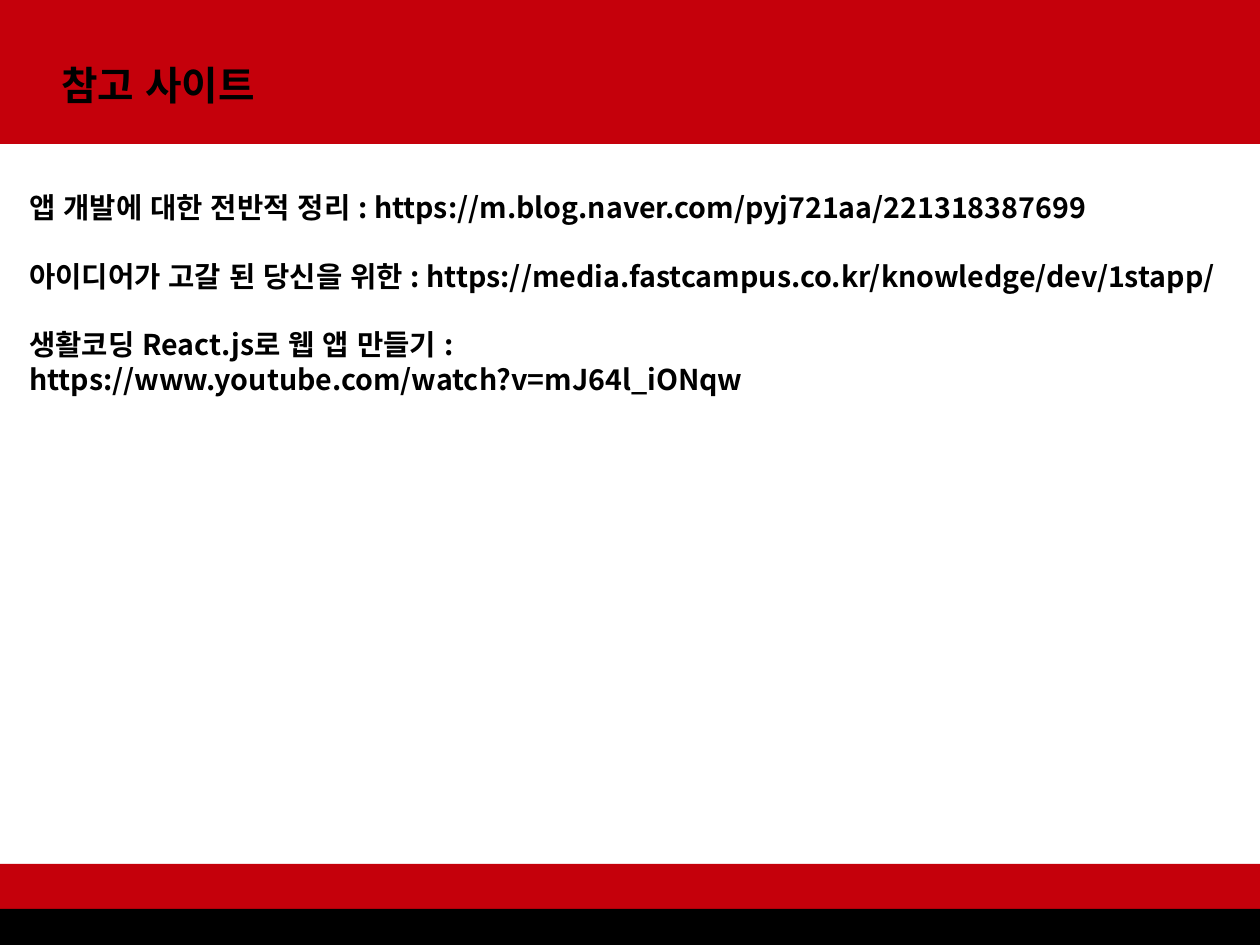
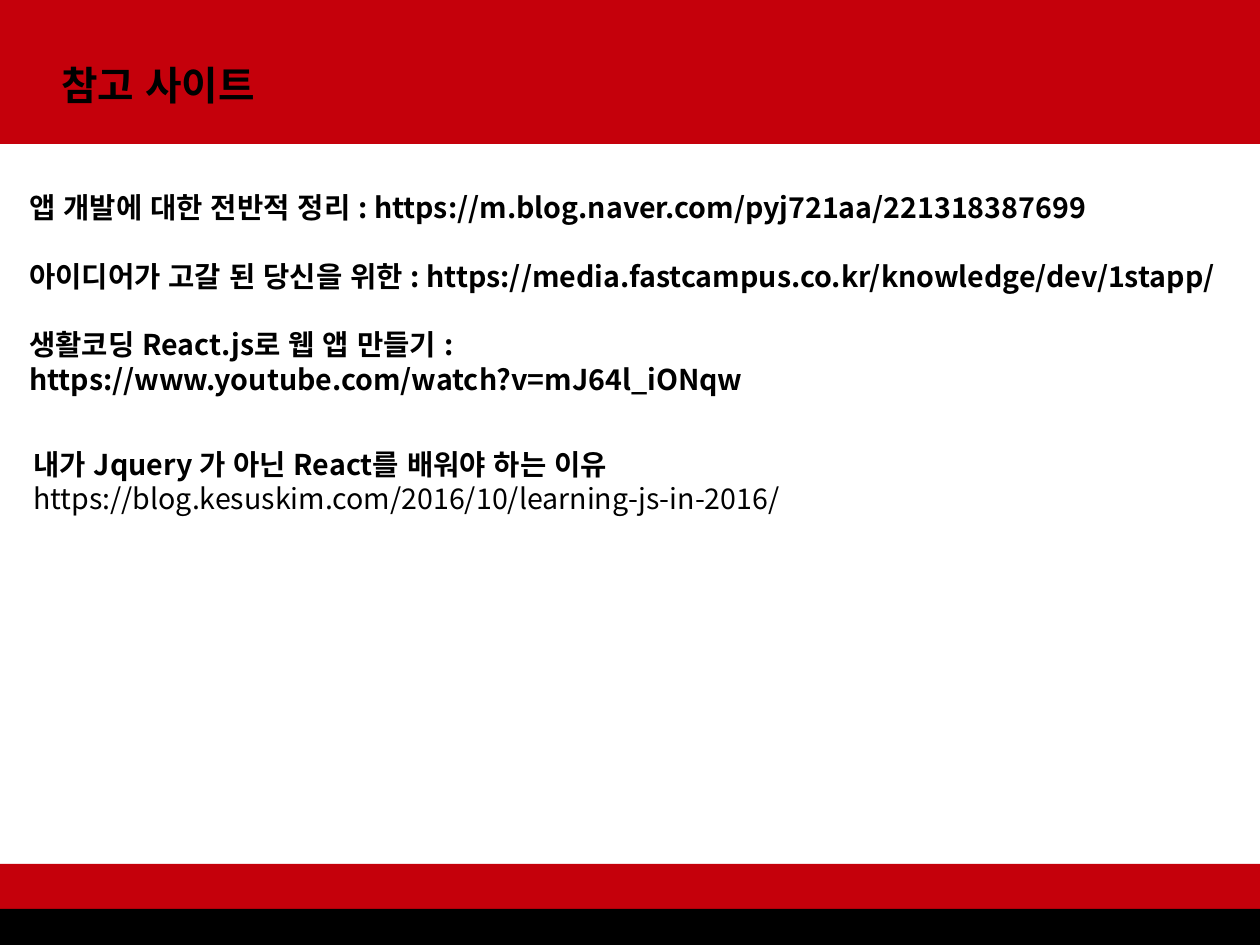
Before and after one commit to narugang/MusicMovies, a slide deck: slide 7 of project Music&Movies/영화&음악.odp (slide 5 before the commit). Drawn at 1260x945 pixels with LibreOffice and Linux fonts; fonts in the diff are those of the drawing. Boxes give left, top, right and bottom in pixels: in the first picture for what was removed or moved away, otherwise in the second. Text is boxed around its words. In the diff, an @@ line names an element or a change of style, - is before the commit and + after.

```diff
--- a/project Music&Movies/영화&음악.odp
+++ b/project Music&Movies/영화&음악.odp
@@ text added at (x1=33, y1=451, x2=779, y2=516), 18 pt, text #000000 @@
+내가 Jquery 가 아닌 React를 배워야 하는 이유
+https://blog.kesuskim.com/2016/10/learning-js-in-2016/
```
Also in this commit, not shown: 2 slides added.
